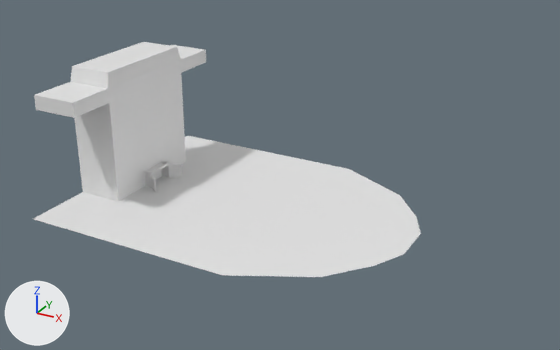
An edit to the Blender file Assets/Models/ShipInterior.blend, drawn before and after from the same camera.
The view is the same before and after, from a camera (50 mm lens) standing at (31.8, -37.1, 21.0) and looking at (11.1, 0.5, 2.2). Every picture has the same lights, and +X, +Y and +Z are marked at lower left.

Names of what the first picture shows: 'BoatBottom', 'ContainerWithInside', 'Cube'.
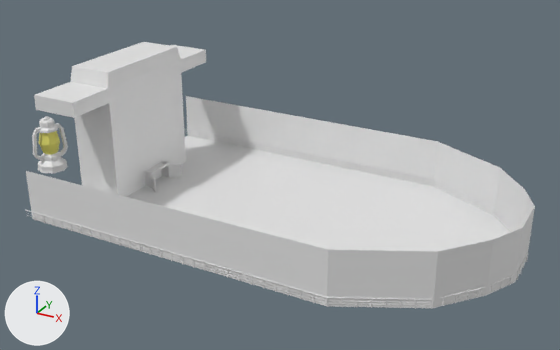
Where the change shows, as pixel boxes (x1, y1, x2, y2) in the pictures (560 x 350 px):
'BoatBottom.001', added: after (26, 96, 535, 308)
'BoatBottom', reshaped: before (34, 136, 421, 277); after (127, 136, 511, 251)
'Fence', added: after (26, 128, 528, 309)
'Cylinder', shown: after (32, 116, 68, 174)

Diff of the bpy script that builds the scene:
```diff
--- a/Assets/Models/ShipInterior.blend.py
+++ b/Assets/Models/ShipInterior.blend.py
@@ me_plane @@
 me_plane.from_pydata(...)  # 10 vertices, 4 faces; spans x -1.0..19.9, y -8.0..8.0, z 0.0
 # used by ob_boatbottom; location = (0.0, 0.0, 0.0)
 # before: 1 (12.4, -8.0, 0.0) at pixel (222, 275), 3 (12.4, 8.0, 0.0) at pixel (348, 168), 4 (17.0, -5.7, 0.0) at pixel (321, 277), 5 (17.0, 5.7, 0.0) at pixel (399, 195), 6 (18.9, -3.3, 0.0) at pixel (374, 265)
 # before: 7 (18.9, 3.3, 0.0) at pixel (416, 216), 8 (19.9, -1.4, 0.0) at pixel (403, 254), 9 (19.9, 1.4, 0.0) at pixel (420, 233)
+# me_plane part 1
+for i in [1, *range(3, 10)]: me_plane.vertices[i].co += Vector((6.0, 0.0, 0.0))
 me_plane.materials.append(mat_deck)
@@ me_plane_002 @@
+me_plane_002.from_pydata([(-1.0, -8.0, 0.0), (18.4, -8.0, 0.0), (-1.0, 8.0, 0.0), (18.4, 8.0, 0.0), (23.0, -5.7, 0.0), (23.0, 5.7, 0.0), (24.9, -3.3, 0.0), (24.9, 3.3, 0.0), (25.9, -1.4, 0.0), (25.9, 1.4, 0.0), (-1.0, -8.0, 3.1), (18.4, -8.0, 3.1), (-1.0, 8.0, 3.1), (18.4, 8.0, 3.1), (23.0, -5.7, 3.1), (23.0, 5.7, 3.1), (24.9, -3.3, 3.1), (24.9, 3.3, 3.1), (25.9, -1.4, 3.1), (25.9, 1.4, 3.1)], [], [(9, 19, 17, 7), (0, 10, 11, 1), (8, 18, 19, 9), (7, 17, 15, 5), (5, 15, 13, 3), (6, 16, 18, 8), (4, 14, 16, 6), (1, 11, 14, 4), (3, 13, 12, 2)])
+me_plane_002.materials.append(mat_deck)  # white #e7e7e7
@@ me_cylinder_006_1 @@
+me_cylinder_006_1.from_pydata(...)  # 64 vertices, 40 faces; spans x 0.301..1.021, y -0.265..-0.212, z 1.369..1.898
@@ ob_cylinder @@
 _m = ob_cylinder.modifiers.new('Curve', 'CURVE')
 _m.object = ob_béziercurve
-ob_cylinder.hide_set(True)
@@ ob_boatbottom_001 @@
+ob_boatbottom_001 = bpy.data.objects.new('BoatBottom.001', me_plane_002)
+ob_boatbottom_001.location = (0.0, 0.0, 0.0)
@@ ob_fence @@
+ob_fence = bpy.data.objects.new('Fence', me_cylinder_006_1)
+ob_fence.location = (-1.31, 8.21, -1.37)
+_m = ob_fence.modifiers.new('Array', 'ARRAY')
+_m.count = 90
+_m.relative_offset_displace = (0.985, 0.0, 0.0)
+_m = ob_fence.modifiers.new('Curve', 'CURVE')
+_m.object = ob_béziercurve
```
